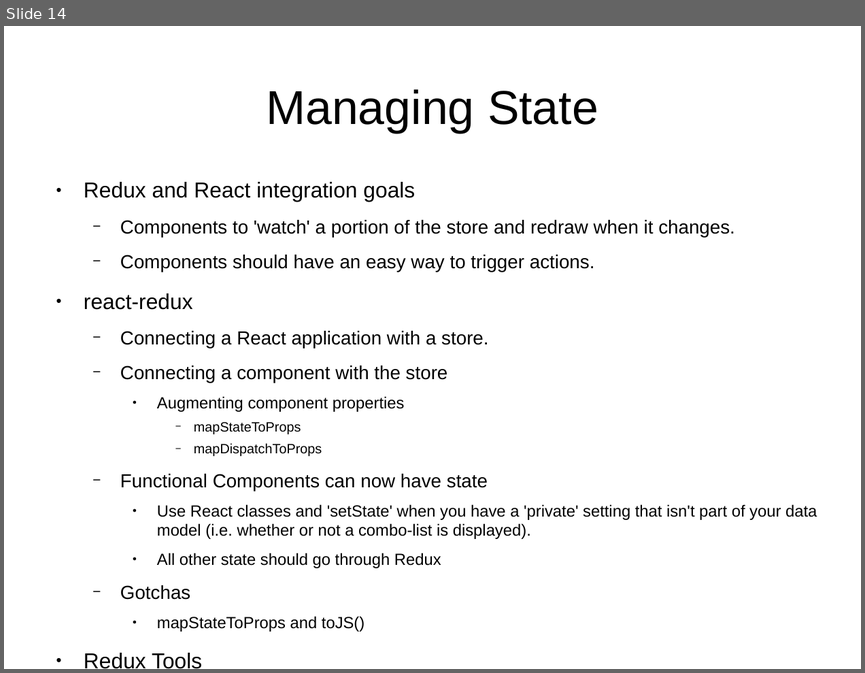
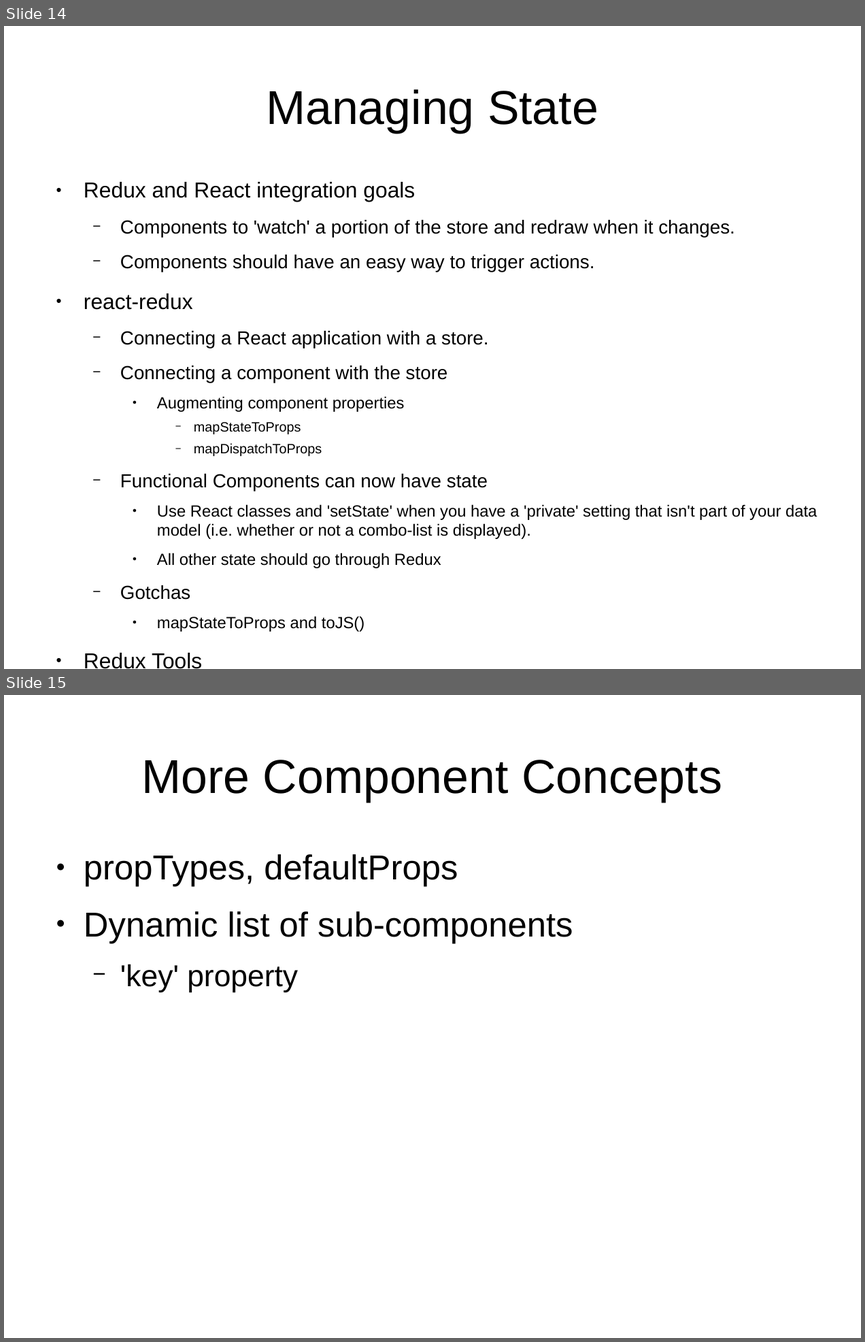
Before and after one commit to edlott/Training, a slide deck: docs/JavascriptTutorial.odp. Shown one above the other, each under a label of ours: slide 14 before the commit, slides 14 and 15 after it. The pictures are 865x673 and 865x1342 pixels, drawn with LibreOffice and Linux fonts; fonts in the diff are those of the drawing. Boxes give left, top, right and bottom in pixels: in the first picture for what was removed or moved away, otherwise in the second. Text is boxed around its words. In the diff, an @@ line names an element or a change of style, - is before the commit and + after.

```diff
--- a/docs/JavascriptTutorial.odp
+++ b/docs/JavascriptTutorial.odp
@@ slide 15 added at (x1=4, y1=695, x2=861, y2=1338), background #FFFFFF @@
@@ title added at (x1=141, y1=760, x2=722, y2=802), 44 pt, text #000000 @@
+More Component Concepts
@@ text added at (x1=84, y1=854, x2=572, y2=992), 32 pt, text #000000 @@
+● propTypes, defaultProps
+● Dynamic list of sub-components
+  − 'key' property
```
Also in this commit, not shown: 1 other slide added, 2 other files.
